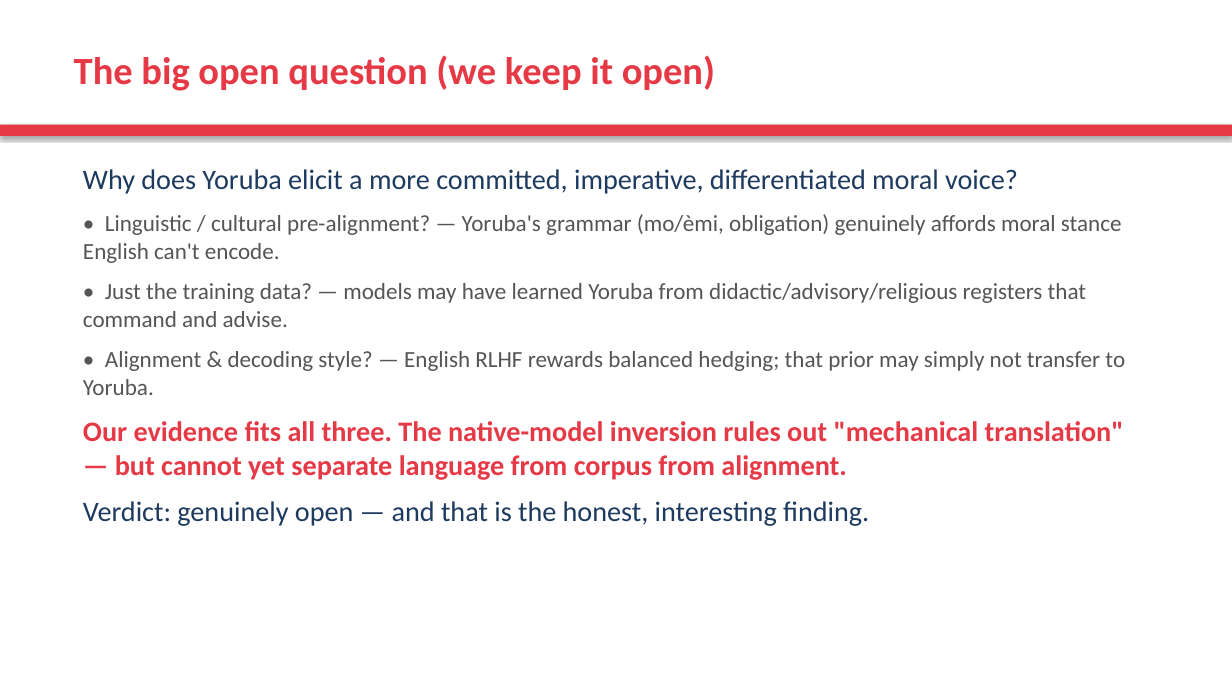
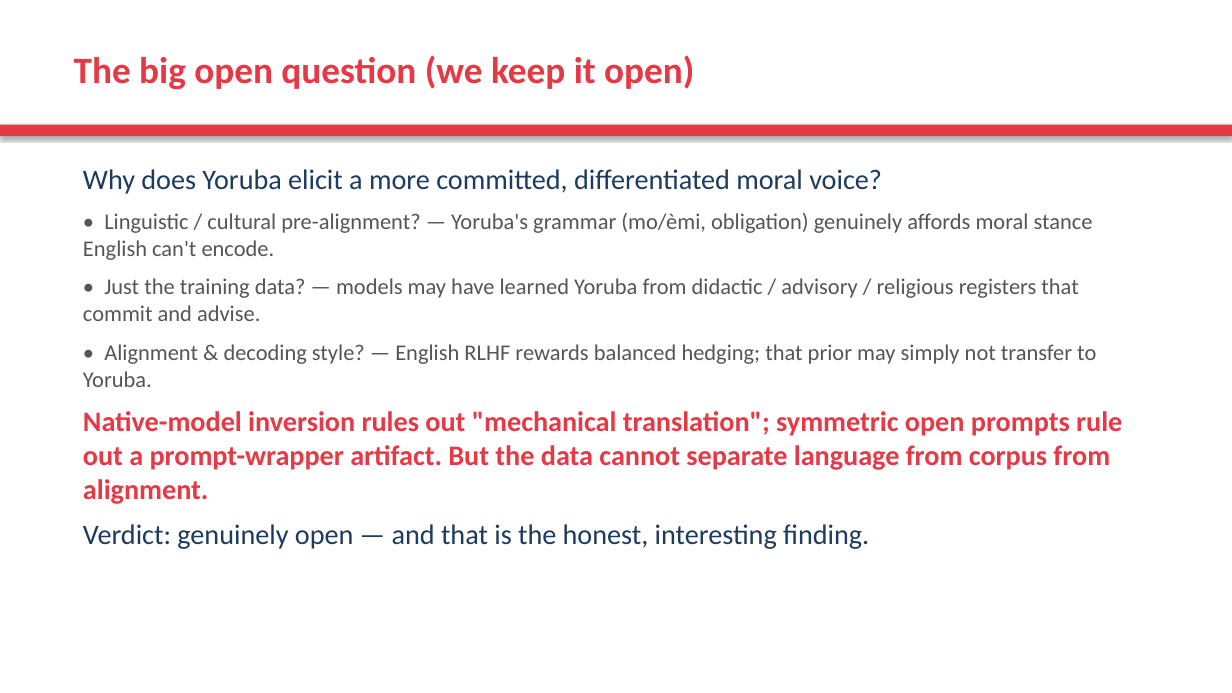
Before and after one commit to anonette/LLMsDeixis, a slide deck: slide 17 of deixis_analysis_pipeline/yoruba_cross_linguistic_analysis/Yoruba_Deixis_Presentation.pptx. Drawn at 1232x693 pixels with LibreOffice and Linux fonts; fonts in the diff are those of the drawing. Boxes give left, top, right and bottom in pixels: in the first picture for what was removed or moved away, otherwise in the second. Text is boxed around its words. In the diff, an @@ line names an element or a change of style, - is before the commit and + after.

```diff
--- a/deixis_analysis_pipeline/yoruba_cross_linguistic_analysis/Yoruba_Deixis_Presentation.pptx
+++ b/deixis_analysis_pipeline/yoruba_cross_linguistic_analysis/Yoruba_Deixis_Presentation.pptx
@@ text "The big open question (we ..." at box(74, 55, 694, 90): size 30 to 29 pt @@
@@ text at box(83, 169, 882, 194): text changed @@
-Why does Yoruba elicit a more committed, imperative, differentiated moral voice?
+Why does Yoruba elicit a more committed, differentiated moral voice?
@@ text at box(83, 213, 1096, 549): size 18 to 17.5 pt in "• Linguistic / cultural pre-alignment? — Yoruba's ...", "• Alignment & decoding style? — English ..."; less space between paragraphs @@
@@ text at box(83, 278, 1078, 321): text changed; size 18 to 17.5 pt @@
-• Just the training data? — models may have learned Yoruba from didactic/advisory/religious registers that command and advise.
+• Just the training data? — models may have learned Yoruba from didactic / advisory / religious registers that commit and advise.
@@ text at box(83, 411, 1122, 504): text changed @@
-Our evidence fits all three. The native-model inversion rules out "mechanical translation" — but cannot yet separate language from corpus from alignment.
+Native-model inversion rules out "mechanical translation"; symmetric open prompts rule out a prompt-wrapper artifact. But the data cannot separate language from corpus from alignment.
```
Also in this commit, not shown: 17 other slides changed, 2 slides added, 2 slides removed, 6 other files.
